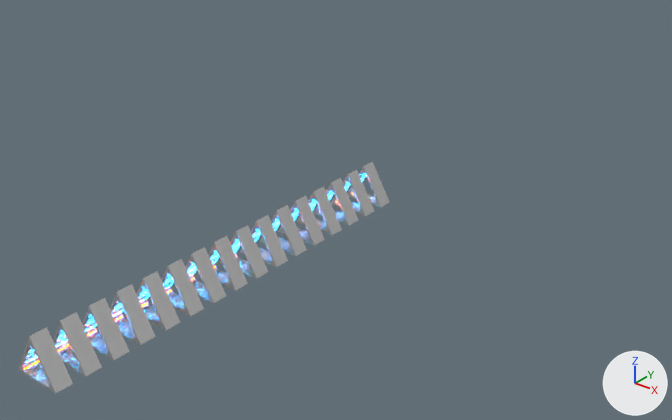
The Blender file looping_vj_animation.blend: old version first, new version second.
One viewpoint serves both versions: a camera (50 mm lens) standing at (39.5, -31.4, 30.2) and looking at (-5.0, 24.2, -4.3). Lighting does not change. The marker at lower right points along +X, +Y and +Z.

In view in the first picture: 'Collection', 'Triangle'.
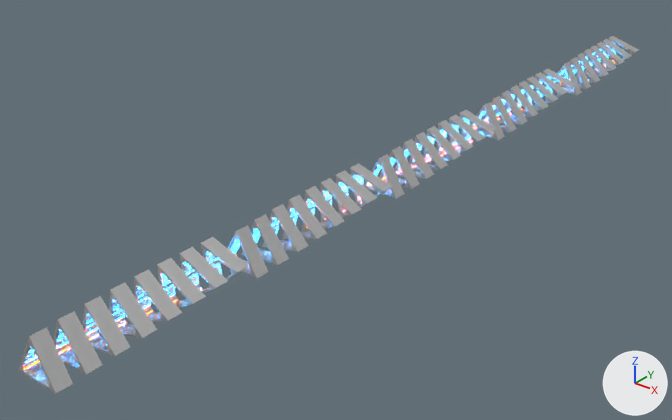
Commit message: yet more changes

ob_empty is not drawn itself; it is used by a modifier of ob_triangle.

The change, as JSON lines over the scene's bpy script:
```json
{"op": "set", "path": "ob_empty.rotation_euler", "old": "(0.0, 0.0, 0.0)", "new": "(0.0, -0.105, 0.0)", "note": "degrees (0, 0, 0) -> degrees (0, -6, 0)"}
{"op": "add", "block": "ob_collection_003", "code": ["ob_collection_003 = bpy.data.objects.new('Collection.003', None)", "ob_collection_003.location = (0.0, 64.0, 0.0)", "ob_collection_003.instance_type = 'COLLECTION'", "ob_collection_003.instance_collection = col_collection"]}
{"op": "add", "block": "ob_collection_002", "code": ["ob_collection_002 = bpy.data.objects.new('Collection.002', None)", "ob_collection_002.location = (0.0, 48.0, 0.0)", "ob_collection_002.instance_type = 'COLLECTION'", "ob_collection_002.instance_collection = col_collection"]}
{"op": "add", "block": "ob_collection_001", "code": ["ob_collection_001 = bpy.data.objects.new('Collection.001', None)", "ob_collection_001.location = (0.0, 32.0, 0.0)", "ob_collection_001.instance_type = 'COLLECTION'", "ob_collection_001.instance_collection = col_collection"]}
```

Boxes [x1, y1, x2, y2] around the edits, measured in the pictures (672 x 420 px):
```json
{"object": "Triangle", "change": "reshaped", "before": [19, 236, 248, 393], "after": [19, 237, 249, 393]}
{"object": "Collection", "change": "turned", "before": [220, 162, 390, 278], "after": [220, 164, 392, 278]}
{"object": "Collection.001", "change": "added", "after": [364, 110, 497, 199]}
{"object": "Collection.002", "change": "added", "after": [470, 69, 576, 140]}
{"object": "Collection.003", "change": "added", "after": [551, 36, 639, 95]}
```
